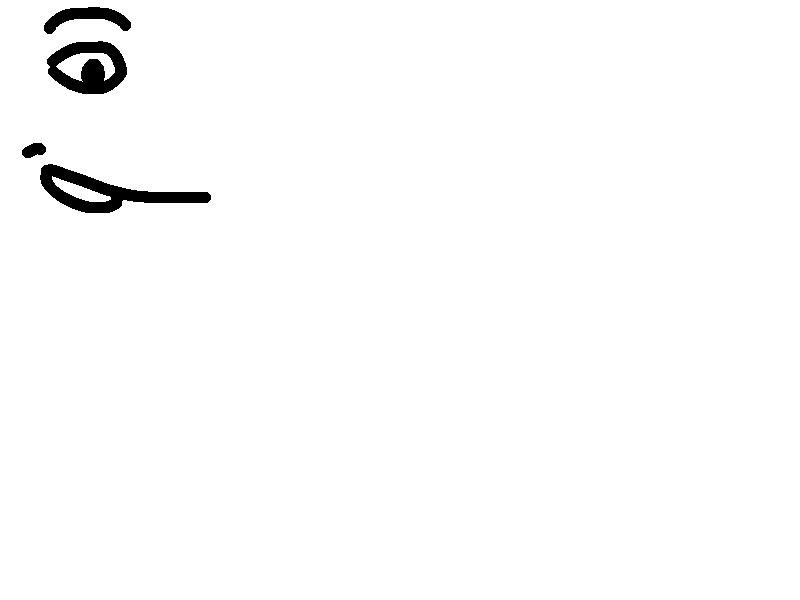
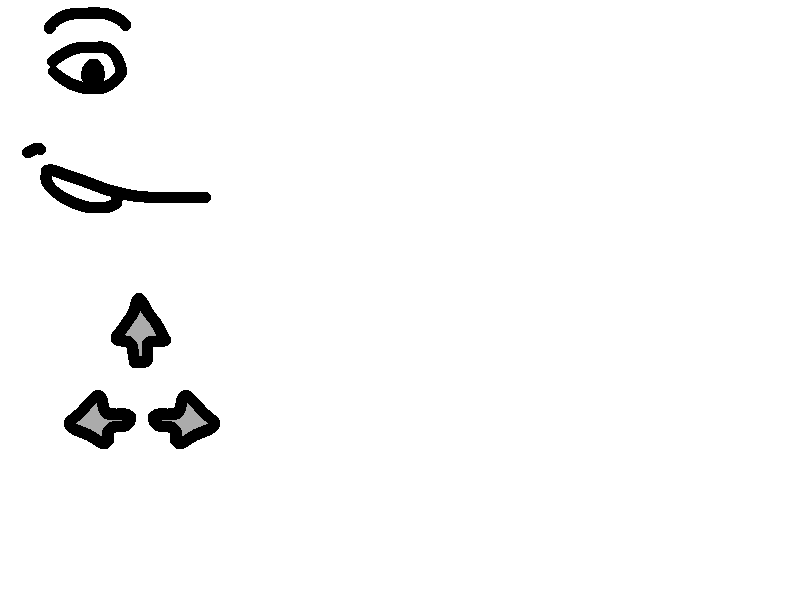
Layered file, before and after one edit (800×600). Changes by layer:
painted on "Background" over 64, 293, 220, 449
